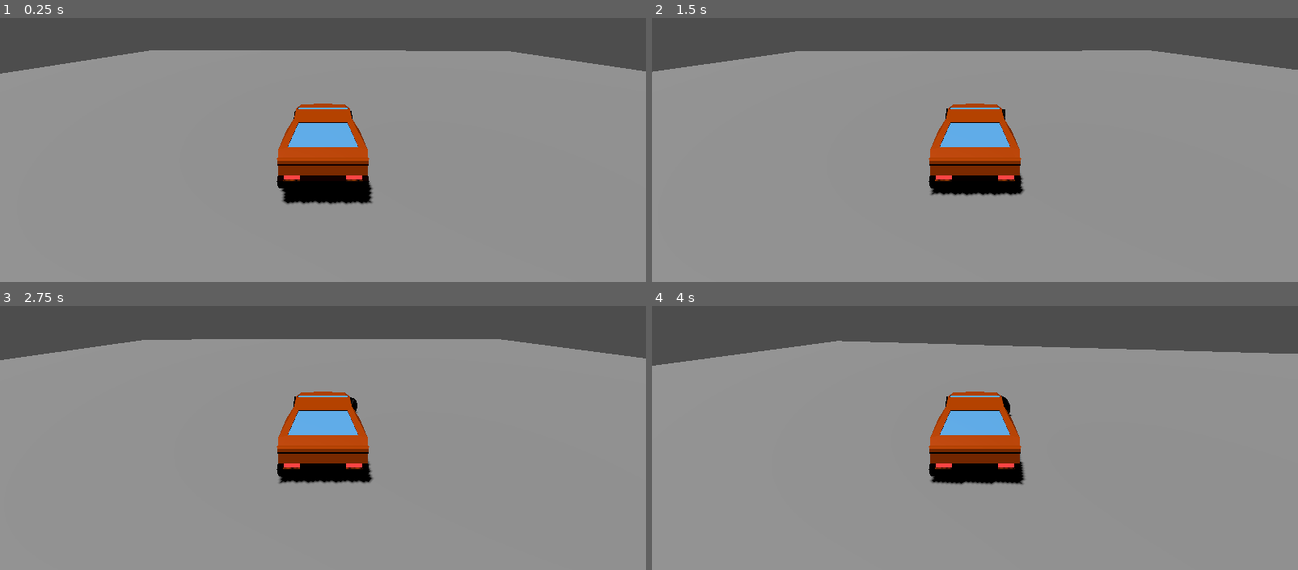
Above: before the commit, frames 1-4 (two rows, left to right).
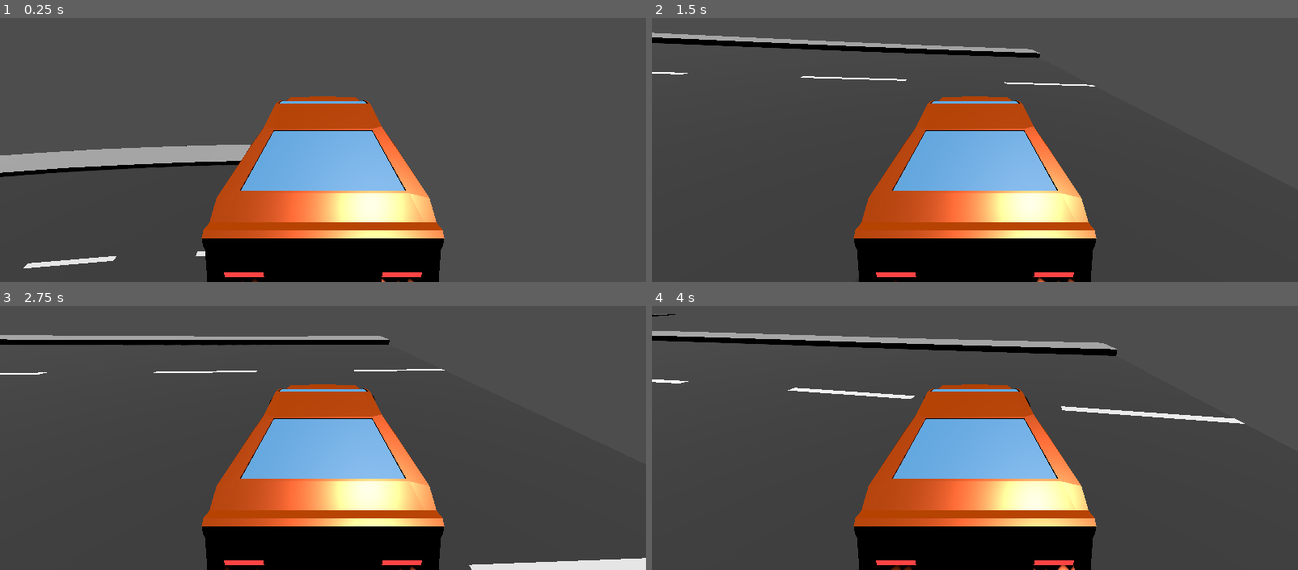
Above: after the commit, the same moments.

Repository: zenonet/CarGame
Game: Godot game, scene res://env.tscn
Two runs of this game, one before a commit and one after it. Both use one fixed random seed, a clock stepped at 60 frames per second and the inputs below.
Inputs:
- Up to frame 1 (0.25 s): no input
- Up to frame 2 (1.5 s): hold D (right) 0.53-1.28 s; tap S (decelerate) at 0.6, 1.35 s; hold Ctrl (brake, bound only after the commit) from 1.28 s (still down)
- Up to frame 3 (2.75 s): tap Enter at 2 s; release Ctrl (brake, bound only after the commit) at 2.03 s; hold D (right) from 2.03 s (still down); tap S (decelerate) at 2.1 s
- Up to frame 4 (4 s): tap Space at 2.75 s; release D (right) at 2.78 s; hold W (accelerate) 2.78-3.53 s; tap S (decelerate) at 2.85, 3.6 s; hold A (left) from 3.53 s (still down)

The runs differ from the first frame. In frame 1, 82% of the frame differs, in the area x 0-100%, y 12-100%; in frame 2, 86%, in the area x 0-100%, y 5-100%; in frame 3, 86%; in frame 4, 84%.

Commit message:
Kind of fixed car controller and modelled a street for test driving

Diff:
--- a/car.gd
+++ b/car.gd
@@ -2,6 +2,7 @@
 
 const MAX_STEER = 0.8
 const ENGINE_POWER = 3000
+const BOOST_ENGINE_POWER = 6000
 
 func _ready():
 	pass
@@ -9,3 +10,4 @@
 func _process(delta):
 	steering = move_toward(steering, Input.get_axis("right", "left")*MAX_STEER, delta*2.5)
 	engine_force = Input.get_axis("decelerate", "accelerate") * ENGINE_POWER
+	brake = Input.get_action_strength("brake") * 10
--- a/car.tscn
+++ b/car.tscn
@@ -141,30 +141,33 @@
 points = PackedVector3Array(0.909439, 0.10644, -1.5463, 0.909439, -0.453835, -1.77835, 0.909439, 0.0667418, -1.62049, 0 …(2812 unchanged characters)…
 
 [node name="Car" type="VehicleBody3D"]
+mass = 400.0
 script = ExtResource("1_3dj2y")
 
 [node name="Body" type="MeshInstance3D" parent="."]
-transform = Transform3D(-1, 0, -2.38498e-08, 0, 1, 0, 2.38498e-08, 0, -1, -3.41034e-08, 0, 3.97364e-08)
+transform = Transform3D(1, 0, 0, 0, 1, 0, 0, 0, 1, -3.41034e-08, 0, 3.97364e-08)
 mesh = SubResource("ArrayMesh_ol5u5")
 skeleton = NodePath("")
 
 [node name="BodyCollisionShape" type="CollisionShape3D" parent="."]
-transform = Transform3D(-1, 0, -2.38498e-08, 0, 1, 0, 2.38498e-08, 0, -1, -3.41034e-08, 0, 3.97364e-08)
+transform = Transform3D(1, 0, 0, 0, 1, 0, 0, 0, 1, -3.41034e-08, 0, 3.97364e-08)
 shape = SubResource("ConvexPolygonShape3D_3kipf")
 
 [node name="Camera3D" type="Camera3D" parent="."]
-transform = Transform3D(1, 4.53381e-08, -2.26711e-07, 2.70586e-08, 0.950895, 0.309515, 2.29611e-07, -0.309515, 0.950895, 4.27055e-08, 2.86719, 6.09211)
+transform = Transform3D(-1, -7.23968e-08, 3.09841e-07, 3.09851e-08, 0.946986, 0.321274, -3.16674e-07, 0.321274, -0.946986, 4.27055e-08, 1.86616, -3.45747)
 
 [node name="FrontRight" parent="." instance=ExtResource("2_tckoq")]
-transform = Transform3D(-1, 0, -1.50996e-07, 0, 1, 0, 1.50996e-07, 0, -1, 0.794445, -0.291894, -1.36922)
+transform = Transform3D(1, 0, 2.38419e-07, 0, 1, 0, -2.38419e-07, 0, 1, -0.807271, -0.291894, 1.38462)
 use_as_steering = true
 
 [node name="BackRight" parent="." instance=ExtResource("2_tckoq")]
-transform = Transform3D(-1, 0, -8.74228e-08, 0, 1, 0, 8.74228e-08, 0, -1, 0.794445, -0.291894, 1.38462)
+transform = Transform3D(1, 0, 1.74846e-07, 0, 1, 0, -1.74846e-07, 0, 1, -0.807271, -0.291894, -1.36922)
 use_as_traction = true
 
 [node name="VehicleWheel3D" parent="." instance=ExtResource("3_hvnpe")]
-transform = Transform3D(-1, 0, -8.74228e-08, 0, 1, 0, 8.74228e-08, 0, -1, -0.787537, -0.291894, -1.36922)
+transform = Transform3D(1, 0, 1.74846e-07, 0, 1, 0, -1.74846e-07, 0, 1, 0.792011, -0.291894, 1.3858)
+use_as_steering = true
 
 [node name="VehicleWheel3D2" parent="." instance=ExtResource("3_hvnpe")]
-transform = Transform3D(-1, 0, -8.74228e-08, 0, 1, 0, 8.74228e-08, 0, -1, -0.787537, -0.291894, 1.3858)
+transform = Transform3D(1, 0, 1.74846e-07, 0, 1, 0, -1.74846e-07, 0, 1, 0.792011, -0.291894, -1.36922)
+use_as_traction = true
--- a/env.tscn
+++ b/env.tscn
@@ -1,6 +1,7 @@
-[gd_scene load_steps=2 format=3 uid="uid://c4hcjn2aoj8k"]
+[gd_scene load_steps=3 format=3 uid="uid://c4hcjn2aoj8k"]
 
 [ext_resource type="PackedScene" uid="uid://cvxh1svgtlajl" path="res://car.tscn" id="1_6da1u"]
+[ext_resource type="PackedScene" uid="uid://giujih4rbbse" path="res://street.glb" id="2_uumcy"]
 
 [node name="env" type="Node3D"]
 
@@ -13,4 +14,7 @@
 shadow_enabled = true
 
 [node name="Car" parent="." instance=ExtResource("1_6da1u")]
-transform = Transform3D(1, 0, 0, 0, 1, 0, 0, 0, 1, -0.655748, 1.04166, 2.69002)
+transform = Transform3D(1, 0, 0, 0, 1, 0, 0, 0, 1, -0.655748, 17.7732, 19.3149)
+
+[node name="street" parent="." instance=ExtResource("2_uumcy")]
+transform = Transform3D(0.7, 0, 0, 0, 0.7, 0, 0, 0, 0.7, -2, 7, 18)
--- a/project.godot
+++ b/project.godot
@@ -41,7 +41,8 @@
 , Object(InputEventKey,"resource_local_to_scene":false,"resource_name":"","device":-1,"window_id":0,"alt_pressed":false,"shift_pressed":false,"ctrl_pressed":false,"meta_pressed":false,"pressed":false,"keycode":0,"physical_keycode":4194319,"key_label":0,"unicode":0,"echo":false,"script":null)
 ]
 }
-
-[rendering]
-
-renderer/rendering_method="mobile"
+brake={
+"deadzone": 0.5,
+"events": [Object(InputEventKey,"resource_local_to_scene":false,"resource_name":"","device":-1,"window_id":0,"alt_pressed":false,"shift_pressed":false,"ctrl_pressed":false,"meta_pressed":false,"pressed":false,"keycode":0,"physical_keycode":4194326,"key_label":0,"unicode":0,"echo":false,"script":null)
+]
+}
Binary file added: street.glb
Not shown, added: street.glb.import
Not shown, added: street.blend
